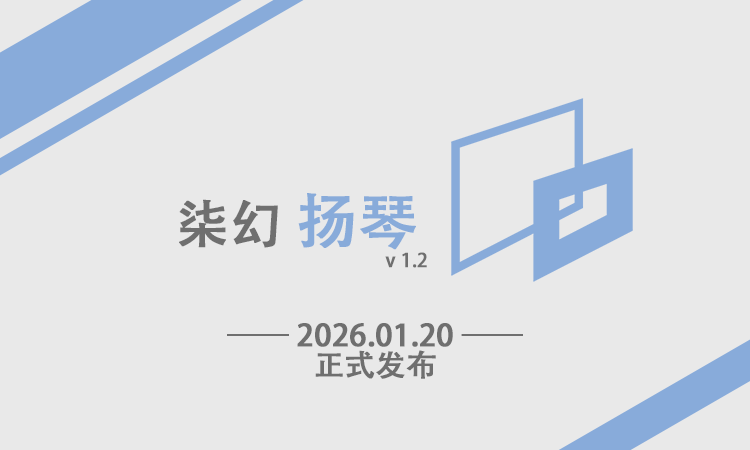
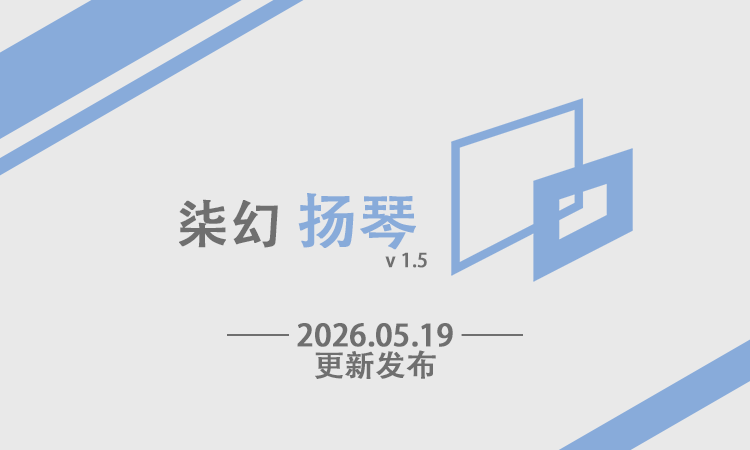
Comparing the layer stacks of the two w=750, h=450 images. Changes:
renamed "柒幻 扬琴 v 1.2" to "柒幻 扬琴 v 1.5", painted on it over (417, 252, 427, 268)
renamed "—— 2026.01.20 —— 正式发布" to "—— 2026.05.19 —— 更新发布", painted on it over (315, 323, 453, 379)